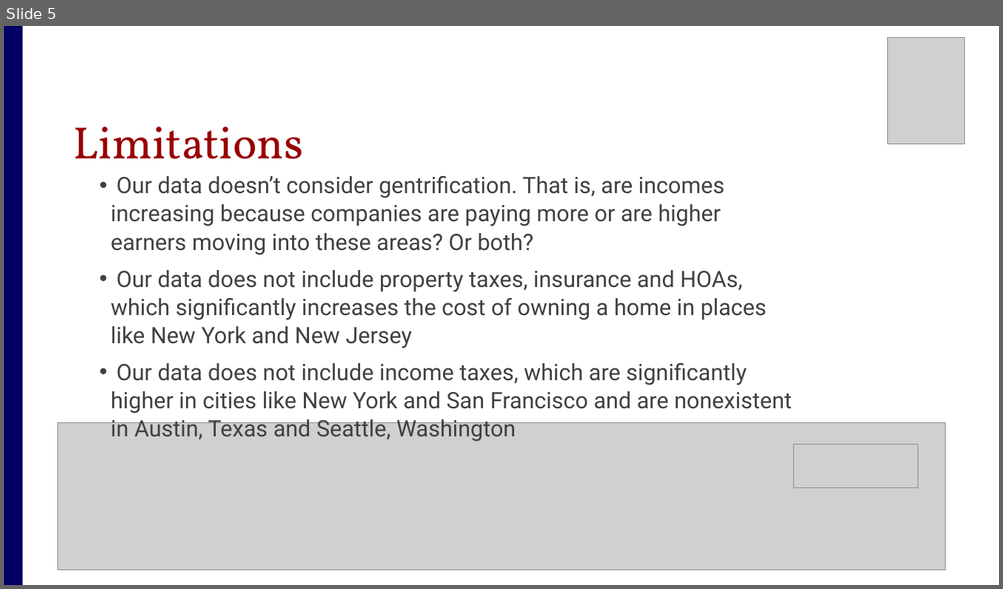
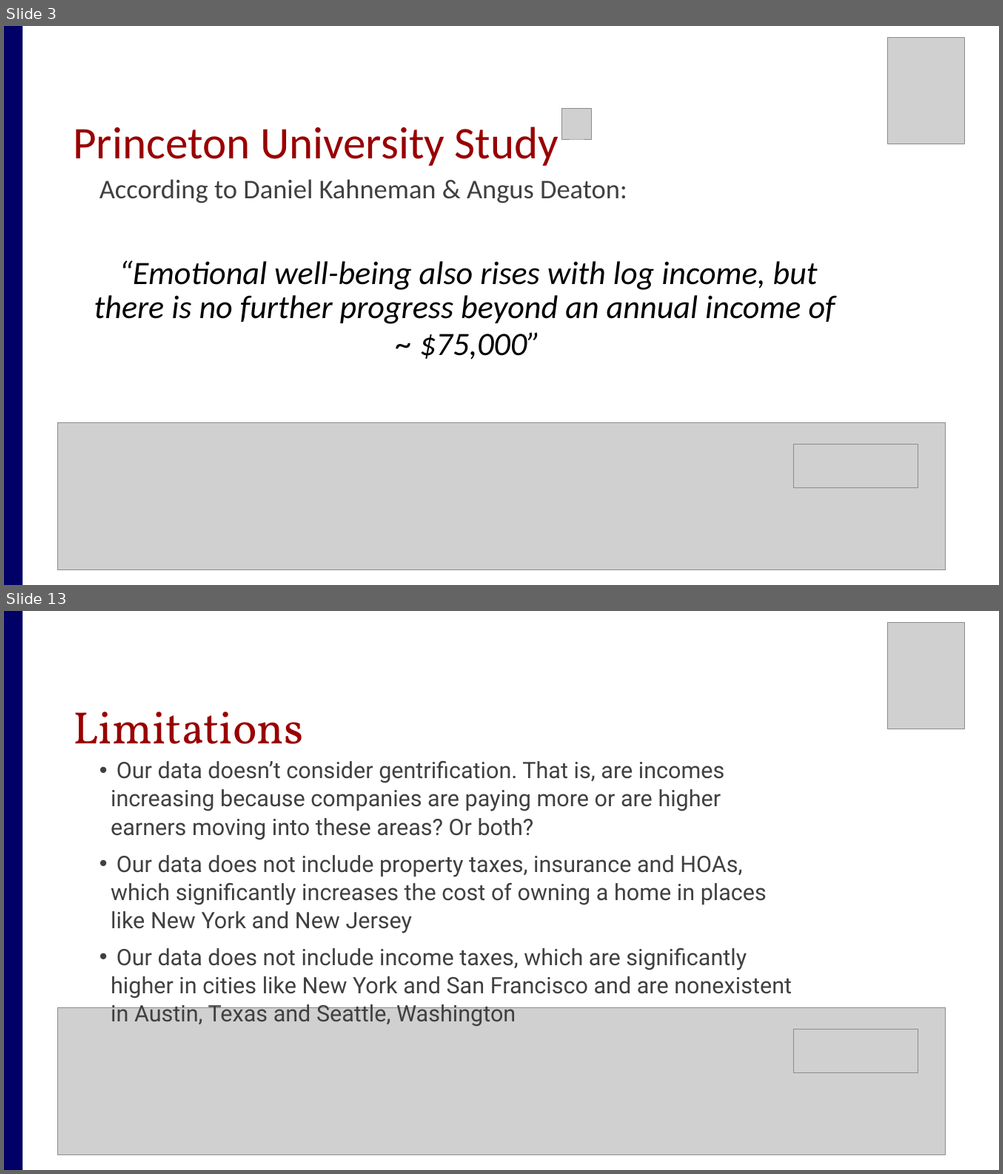
Before and after one commit to amiraligh89/RealEstate_Project1, a slide deck: RealEstate_Presentation.pptx. Shown one above the other, each under a label of ours: slide 5 before the commit, slides 3 and 13 after it; the slides between them are not shown. The pictures are 1003x589 and 1003x1174 pixels, drawn with LibreOffice and Linux fonts; fonts in the diff are those of the drawing; grey boxes stand for pictures. Boxes give left, top, right and bottom in pixels: in the first picture for what was removed or moved away, otherwise in the second. Text is boxed around its words. In the diff, an @@ line names an element or a change of style, - is before the commit and + after.

```diff
--- a/RealEstate_Presentation.pptx
+++ b/RealEstate_Presentation.pptx
@@ slide 3 added at (x1=4, y1=26, x2=999, y2=585), background #FFFFFF @@
@@ rectangle added at (x1=4, y1=26, x2=22, y2=585), fill #000066 @@
@@ picture added at (x1=887, y1=38, x2=964, y2=144) @@
@@ picture added at (x1=562, y1=108, x2=591, y2=139) @@
@@ text added at (x1=73, y1=127, x2=558, y2=166), 72 pt, text #990000 @@
+Princeton University Study
@@ text added at (x1=99, y1=179, x2=627, y2=204), 43 pt, text #404040 @@
+According to Daniel Kahneman & Angus Deaton:
@@ text added at (x1=94, y1=261, x2=835, y2=360), 52 pt, text #000000, italic @@
+“Emotional well-being also rises with log income, but there is no further progress beyond an annual income of
+~ $75,000”
@@ picture added at (x1=58, y1=423, x2=945, y2=570) @@
@@ picture added at (x1=793, y1=444, x2=917, y2=488) @@
@@ what was slide 5 is now slide 13 @@
```
Also in this commit, not shown: 4 slides changed, 7 other slides added, 3 slides removed.
